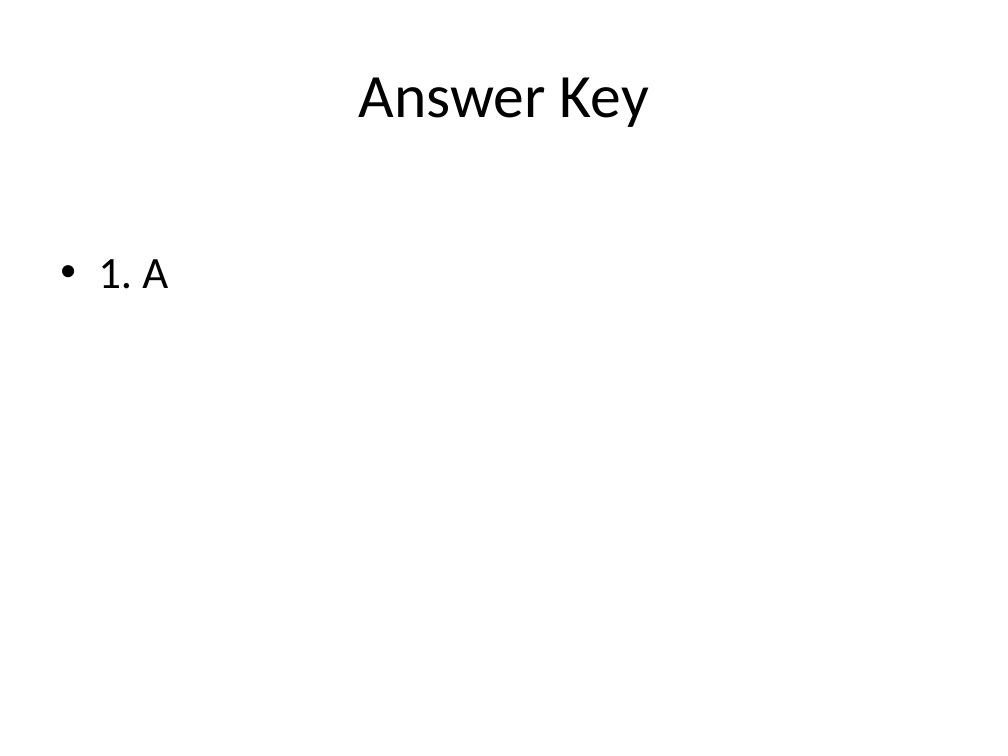
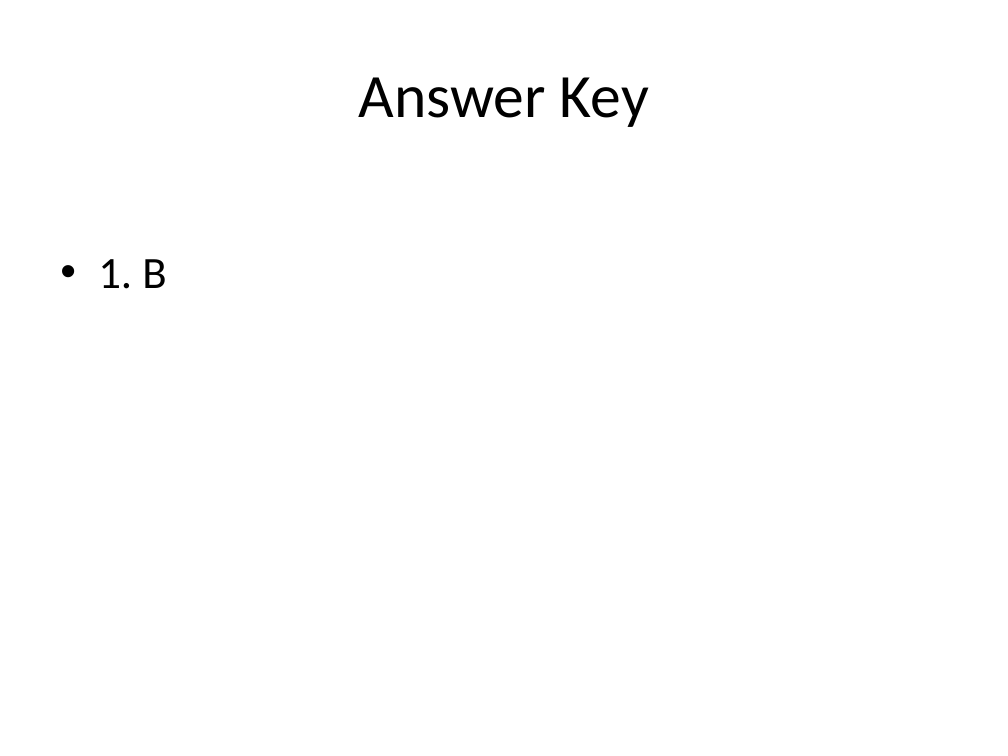
Before and after one commit to possibly-nrs-14/rag-sme, a slide deck: slide 3 of exports/quiz.pptx. Drawn at 1008x756 pixels with LibreOffice and Linux fonts; fonts in the diff are those of the drawing. Boxes give left, top, right and bottom in pixels: in the first picture for what was removed or moved away, otherwise in the second. Text is boxed around its words. In the diff, an @@ line names an element or a change of style, - is before the commit and + after.

```diff
--- a/exports/quiz.pptx
+++ b/exports/quiz.pptx
@@ text at bbox=[98, 259, 166, 289]: text changed @@
-• 1. A
+• 1. B
```
Also in this commit, not shown: 3 other slides changed, 17 other files.
